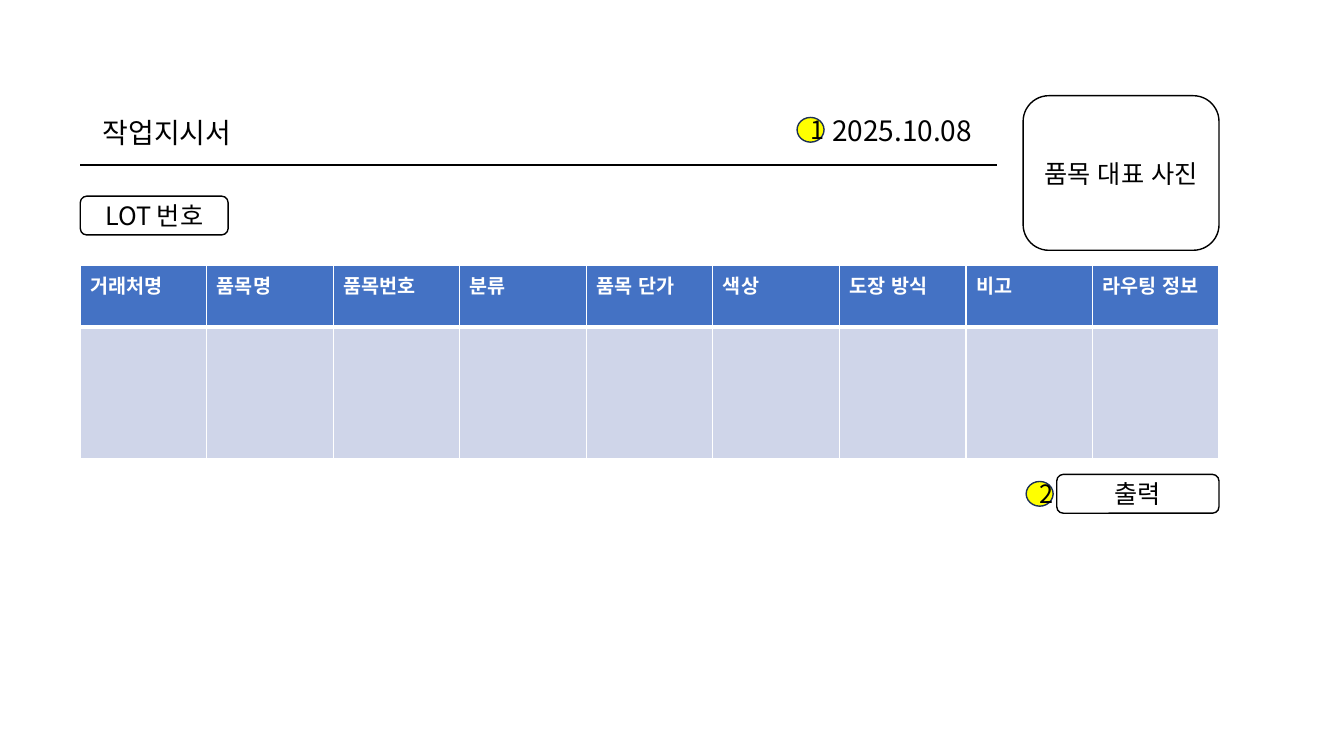
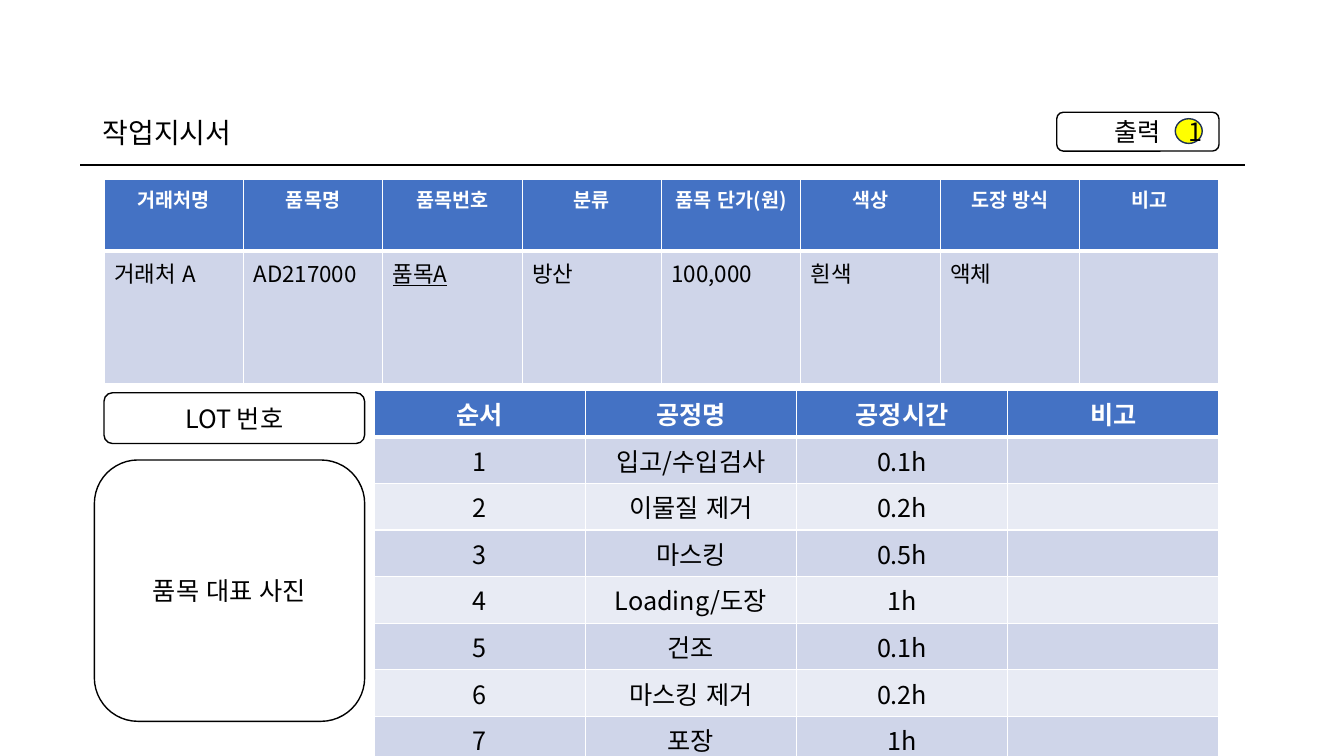
Before and after one commit to wjdgotjd28-del/mes_tripleJ, a slide deck: slide 9 of 화면설계서/수주대상 품목 입출고 관리 페이지(수정중).pptx. Drawn at 1344x756 pixels with LibreOffice and Linux fonts; fonts in the diff are those of the drawing. Boxes give left, top, right and bottom in pixels: in the first picture for what was removed or moved away, otherwise in the second. Text is boxed around its words. In the diff, an @@ line names an element or a change of style, - is before the commit and + after.

```diff
--- a/화면설계서/수주대상 품목 입출고 관리 페이지(수정중).pptx
+++ b/화면설계서/수주대상 품목 입출고 관리 페이지(수정중).pptx
@@ rectangle removed at (704, 67, 1095, 195) @@
-2025.10.08
@@ rounded rectangle "출력": place and size @@
-rounded rectangle "출력" at (1057, 475, 1219, 513)
+rounded rectangle "출력" at (1057, 112, 1219, 150)
@@ ellipse "1": place and size @@
-ellipse "1" at (798, 118, 825, 143)
+ellipse "1" at (1176, 119, 1203, 144)
@@ line moved from (81, 165) - (997, 165) to (81, 165) - (1245, 165) @@
@@ table at (104, 179, 1217, 383) @@
-column 1, row 2: 
+column 1, row 2: 거래처 A
-column 2, row 2: 
+column 2, row 2: AD217000
-column 3, row 2: 
+column 3, row 2: 품목A
-column 4, row 2: 
+column 4, row 2: 방산
-column 5, row 1: 품목 단가
+column 5, row 1: 품목 단가(원)
-column 5, row 2: 
+column 5, row 2: 100,000
-column 6, row 2: 
+column 6, row 2: 흰색
-column 7, row 2: 
+column 7, row 2: 액체
-column 9: 라우팅 정보 | 
@@ table: place and size @@
-table at (81, 266, 1224, 460)
+table at (104, 179, 1217, 383)
@@ rounded rectangle "LOT 번호": place and size @@
-rounded rectangle "LOT 번호" at (81, 197, 229, 235)
+rounded rectangle "LOT 번호" at (104, 393, 365, 444)
@@ table added at (374, 390, 1221, 756), 8 rows, 4 columns @@
+순서 | 공정명 | 공정시간 | 비고
+1 | 입고/수입검사 | 0.1h | 
+2 | 이물질 제거 | 0.2h | 
+3 | 마스킹 | 0.5h | 
+4 | Loading/도장 | 1h | 
+5 | 건조 | 0.1h | 
+6 | 마스킹 제거 | 0.2h | 
+7 | 포장 | 1h | 
@@ rounded rectangle "품목 대표 사진": place and size @@
-rounded rectangle "품목 대표 사진" at (1023, 96, 1219, 250)
+rounded rectangle "품목 대표 사진" at (95, 460, 365, 721)
@@ ellipse removed at (1026, 482, 1054, 507) @@
-2
```
Also in this commit, not shown: 6 other slides changed, 3 other files.
